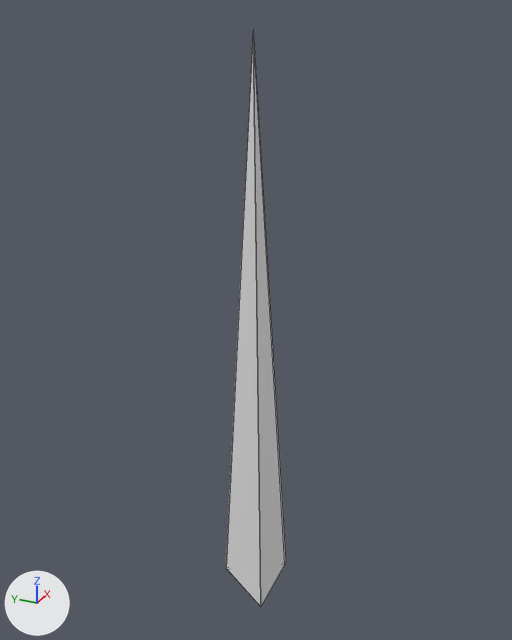
The Blender file Blender_Models/antenna.blend as it was, and as the next commit left it.
One viewpoint serves both versions: a camera (50 mm lens) standing at (-23.5, -10.7, 24.2) and looking at (0.6, 0.2, 12.2). Every picture has the same lights, and +X, +Y and +Z are marked at lower left. Mesh edges are drawn as thin lines.

The first picture shows 'antenna'.
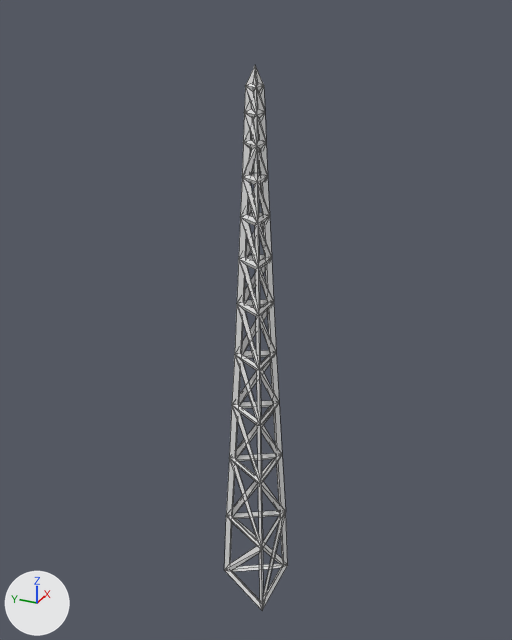
Patch to the scene script:
```diff
--- a/Blender_Models/antenna.blend.py
+++ b/Blender_Models/antenna.blend.py
@@ me_cube @@
 # used by ob_antenna; location = (0.0, 0.0, 0.0)
-me_cube.from_pydata(...)  # 8 vertices, 9 faces; spans x -1.5..1.5, y -1.0..1.5, z -1.1..23.2
-me_cube.materials.append(mat_material)  # white #e7e7e7
+me_cube.from_pydata(...)  # 37 vertices, 37 faces; spans x -0.9..0.9, y -0.5..1.0, z -1.0..12.9
+# me_cube part 1: the whole mesh is rebuilt
@@ ob_antenna @@
 ob_antenna = bpy.data.objects.new('antenna', me_cube)
-ob_antenna.location = (0.0, 0.0, 0.0)
+ob_antenna.location = (0.0, -0.19, 0.55)
+ob_antenna.rotation_euler = (-0.00604, 0.0, 0.0)  # degrees (-0.3, 0, 0)
+ob_antenna.scale = (1.65, 1.65, 1.65)
+_m = ob_antenna.modifiers.new('Triangulate', 'TRIANGULATE')
+_m = ob_antenna.modifiers.new('Wireframe', 'WIREFRAME')
+_m.thickness = 0.191
```

Pixel boxes [x1, y1, x2, y2] of what changed, in the pictures (512 x 640 px):
'antenna', reshaped, moved, turned, rescaled, modifiers changed
    before: [226, 31, 286, 606]
    after: [225, 66, 288, 610]
